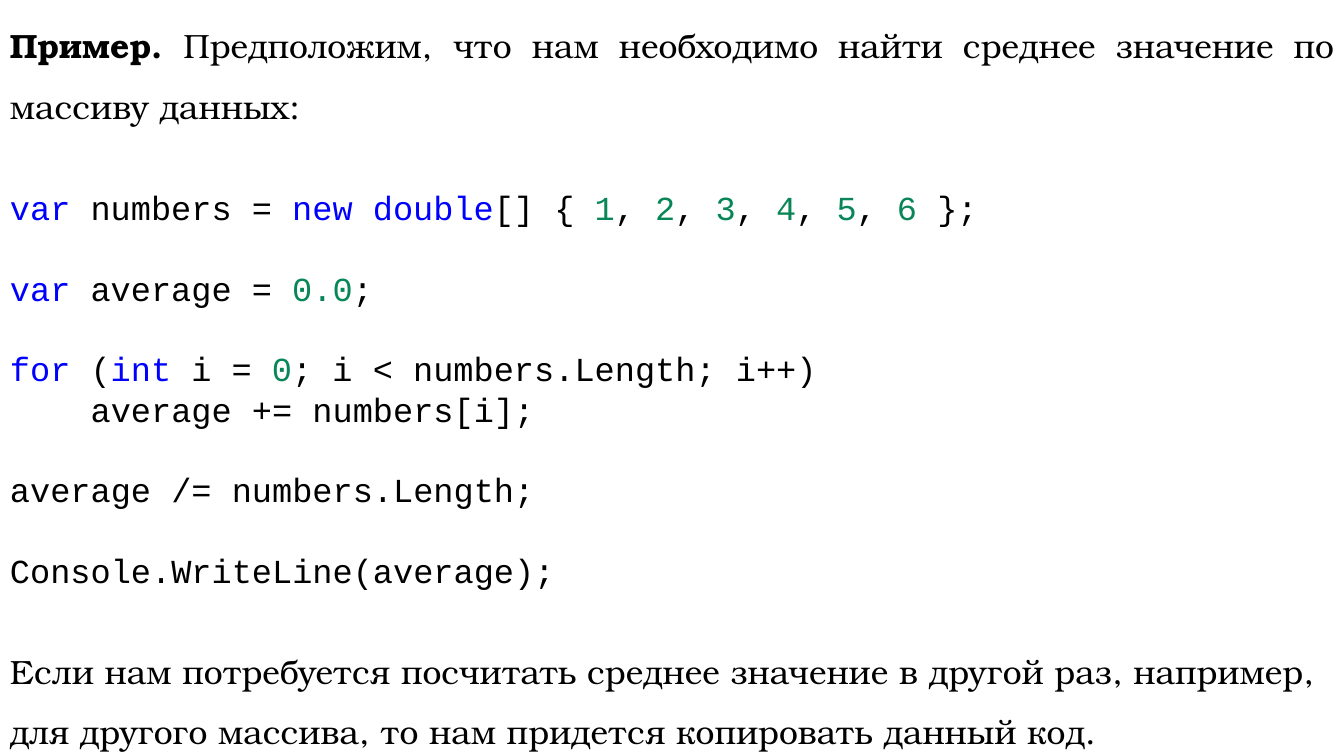
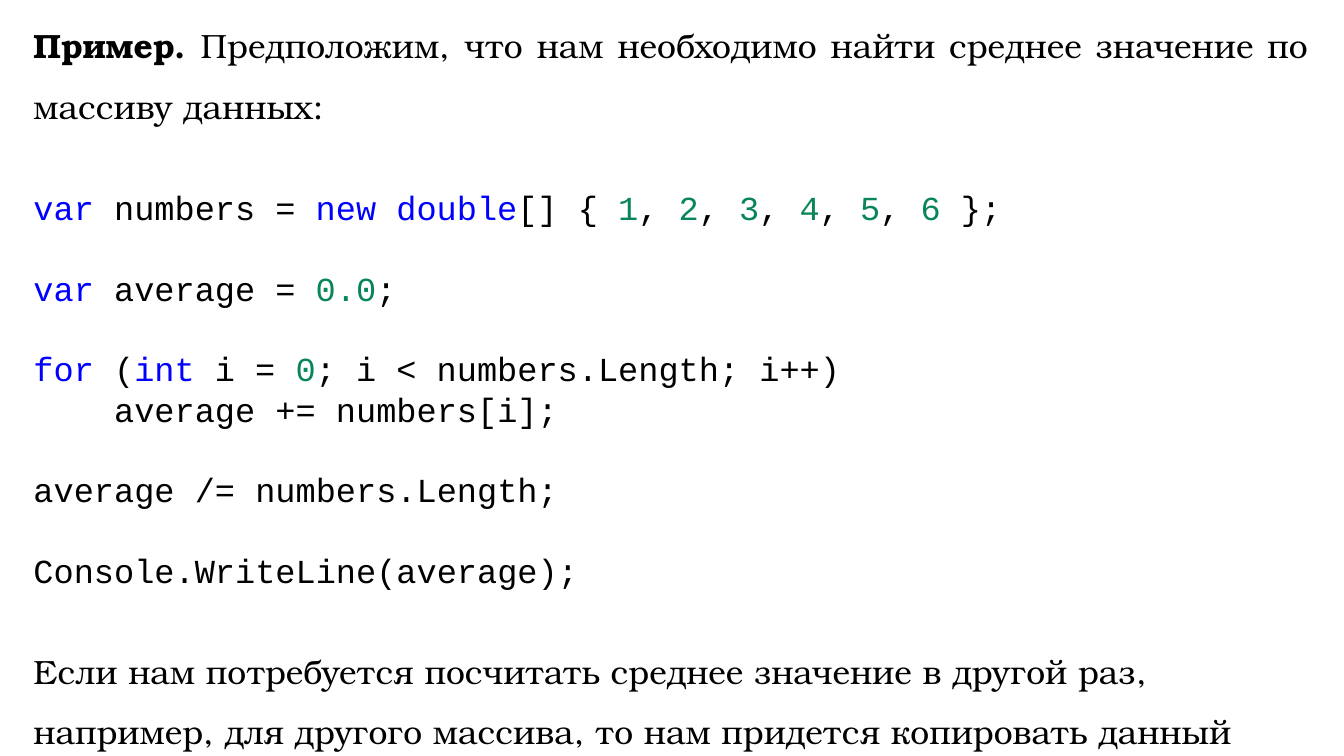
Before and after one commit to DaniilKlyukin/ITiP-1, a slide deck: slide 5 of Лекции/ИТиП лек 3 (лр 3, практическая 2).pptx. Drawn at 1344x756 pixels with LibreOffice and Linux fonts; fonts in the diff are those of the drawing. Boxes give left, top, right and bottom in pixels: in the first picture for what was removed or moved away, otherwise in the second. Text is boxed around its words. In the diff, an @@ line names an element or a change of style, - is before the commit and + after.

```diff
--- a/Лекции/ИТиП лек 3 (лр 3, практическая 2).pptx
+++ b/Лекции/ИТиП лек 3 (лр 3, практическая 2).pptx
@@ text "Пример. Предположим, что нам необходимо ..." rewrapped from (10,33,1334,752) to (33,33,1307,752) @@
```
Also in this commit, not shown: 4 other slides changed.
